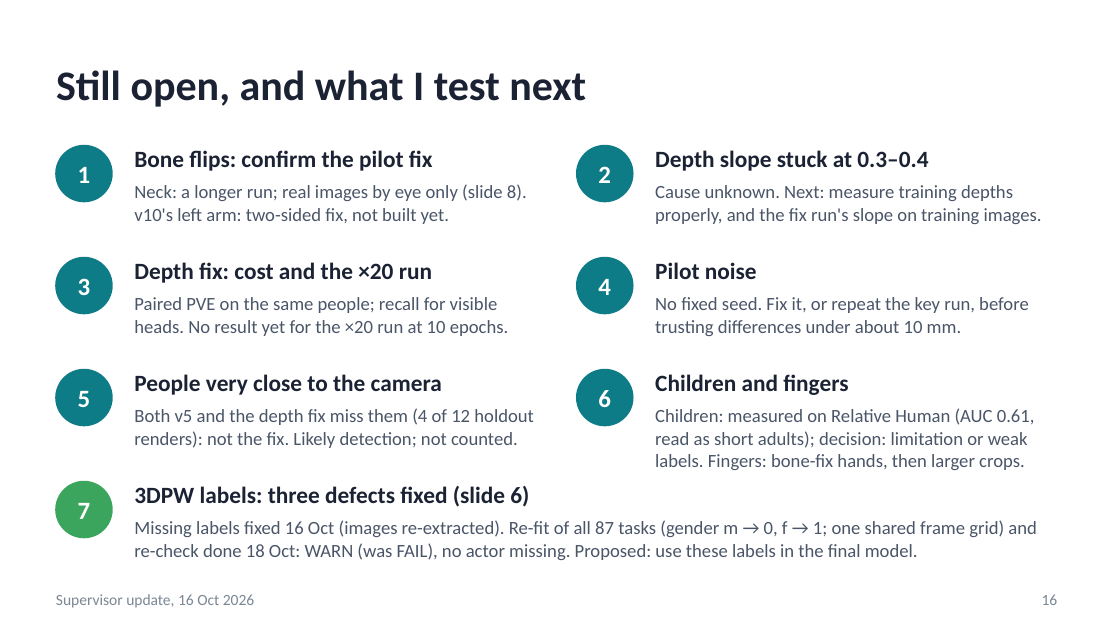
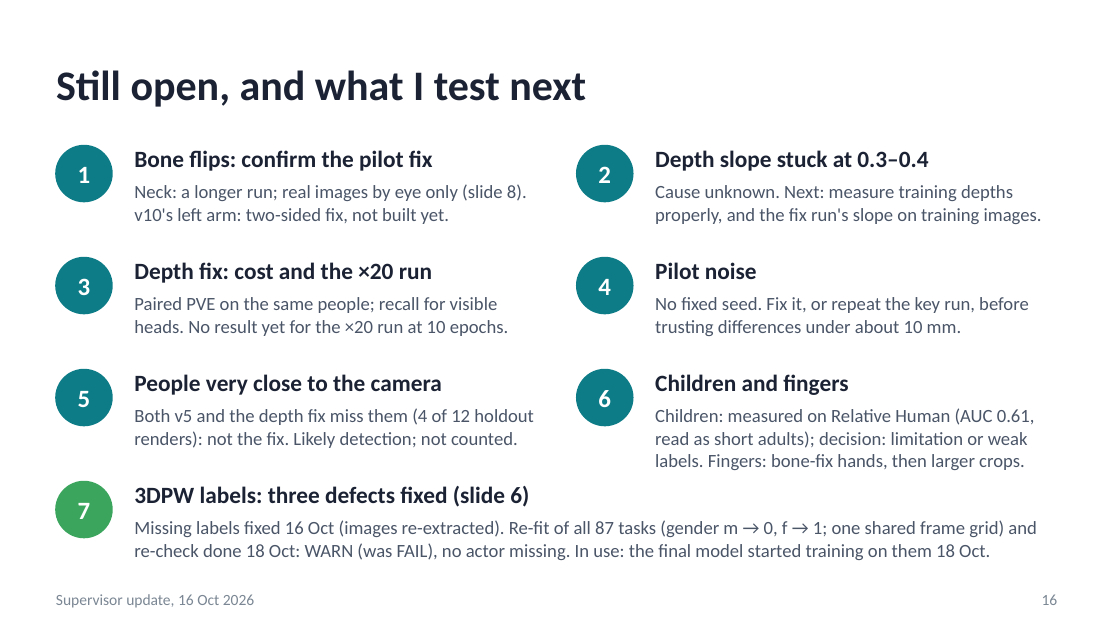
Before and after one commit to saadnajib/Multi-Person-Whole-Body-Human-Mesh-Recovery-in-a-Single-Shot-with-Annyone-dataset-and-3dpw-dataset, a slide deck: slide 16 of docs/supervisor_update_2026-10-16.pptx. Drawn at 1120x630 pixels with LibreOffice and Linux fonts; fonts in the diff are those of the drawing. Boxes give left, top, right and bottom in pixels: in the first picture for what was removed or moved away, otherwise in the second. Text is boxed around its words. In the diff, an @@ line names an element or a change of style, - is before the commit and + after.

```diff
--- a/docs/supervisor_update_2026-10-16.pptx
+++ b/docs/supervisor_update_2026-10-16.pptx
@@ text at [134, 520, 1037, 560]: text changed @@
-Missing labels fixed 16 Oct (images re-extracted). Re-fit of all 87 tasks (gender m → 0, f → 1; one shared frame grid) and re-check done 18 Oct: WARN (was FAIL), no actor missing. Proposed: use these labels in the final model.
+Missing labels fixed 16 Oct (images re-extracted). Re-fit of all 87 tasks (gender m → 0, f → 1; one shared frame grid) and re-check done 18 Oct: WARN (was FAIL), no actor missing. In use: the final model started training on them 18 Oct.
```
Also in this commit, not shown: 1 other slide changed, 3 other files.
